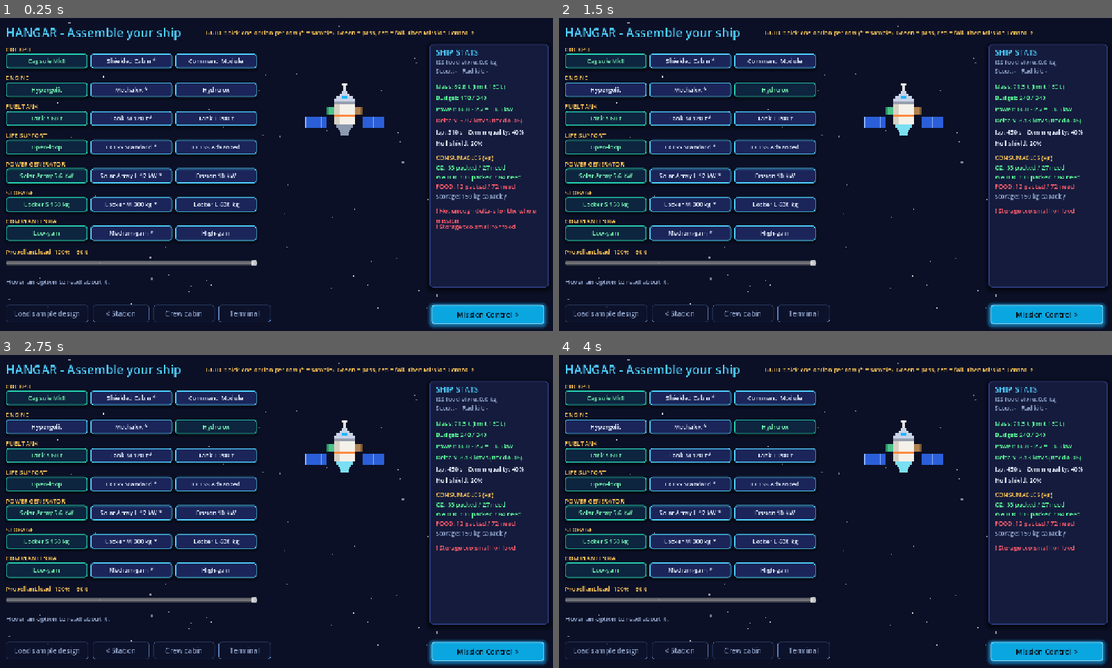
Above: before the commit, frames 1-4 (two rows, left to right).
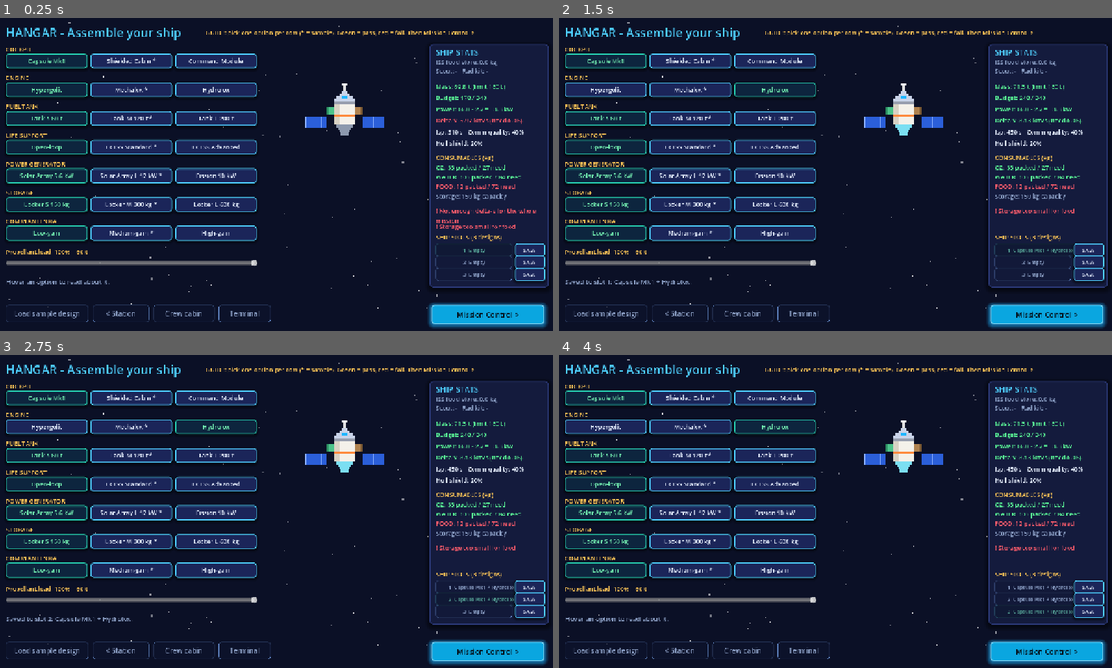
Above: after the commit, the same moments.

Repository: naphatfourt53-crypto/OG-frontier
Game: Godot game, scene res://scenes/hangar.tscn
Two runs of this game, one before a commit and one after it. Both use one fixed random seed, a clock stepped at 60 frames per second and the inputs below. This scene is started directly instead of the project's main scene. Sound files missing from this copy of the repository are replaced by a short silence.
Inputs (mouse positions are in pixels of both pictures, inside the frame that each line leads up to):
- Up to frame 1 (0.25 s): no input
- Up to frame 2 (1.5 s): click "Hydrolox" at 0.5 s; click (1089, 249) at 1.25 s, where only the run after the commit has a clickable "SAVE"
- Up to frame 3 (2.75 s): click (530, 599) at 2 s, where only the run after the commit has a clickable "SAVE"
- Up to frame 4 (4 s): click (1089, 611) at 2.75 s, where only the run after the commit has a clickable "SAVE"; click "Capsule Mk1" at 3.5 s

The runs differ from the first frame. In frame 1, 0.9% of the frame differs, in the area x 78-99%, y 69-85%; in frame 2, 1.1%; in frame 3, 1.2%, in the area x 1-99%, y 69-86%; in frame 4, 1.0%.

Commit message:
feat(hangar): three ship design slots (save, load, save version 7)
- SHIP SLOTS panel in the hangar: click a slot to load it, SAVE to store the design being edited
- slots keep the design and fuel; slot name shows cockpit + engine
- save version 7 adds slots; version 6 saves load with empty slots
- smoke 224 checks: empty slot refused, round-trip, JSON floats load as ints

Diff:
--- a/scripts/game_state.gd
+++ b/scripts/game_state.gd
@@ -52,12 +52,15 @@
 var skip_save: bool = false
 # Set by Screen.go() so the next screen knows to fade in from black.
 var pending_fade: bool = false
-const SAVE_VERSION := 6
+const SAVE_VERSION := 7
+const SLOT_COUNT := 3
 
 var _activities: Dictionary = {}
 var harvest_count: int = 0
 var water_store: float = 0.0
 var nutrient_packs: int = 0
+# Three saved ship designs. Each slot is {} (empty) or {"design": {...}, "fuel": float}.
+var design_slots: Array = [{}, {}, {}]
 
 func _ready() -> void:
 	var f := FileAccess.open(DATA_PATH, FileAccess.READ)
@@ -94,6 +97,37 @@
 	harvest_count = 0
 	water_store = float(farm_game()["water_kg_start"])
 	nutrient_packs = int(farm_game()["nutrient_packs_start"])
+	design_slots = [{}, {}, {}]
+
+# Name of the chosen option for one part, e.g. "Methalox" for the engine.
+func _option_name(d: Dictionary, part_id: String) -> String:
+	for p in data["parts"]:
+		if p["id"] == part_id:
+			return String(p["options"][clampi(int(d.get(part_id, 0)), 0, p["options"].size() - 1)]["name"])
+	return ""
+
+func slot_name(i: int) -> String:
+	var s: Dictionary = design_slots[i]
+	if s.is_empty():
+		return "Empty"
+	var d: Dictionary = s["design"]
+	return "%s + %s" % [_option_name(d, "cockpit"), _option_name(d, "engine")]
+
+func save_slot(i: int) -> void:
+	design_slots[i] = {"design": design.duplicate(), "fuel": fuel_pct}
+	save_game()
+
+# Copies a saved slot into the working design. Returns false for an empty slot.
+func load_slot(i: int) -> bool:
+	var s: Dictionary = design_slots[i]
+	if s.is_empty():
+		return false
+	design = {}
+	for k in s["design"]:
+		design[k] = int(s["design"][k])
+	fuel_pct = clampf(float(s["fuel"]), 0.0, 1.0)
+	save_game()
+	return true
 
 func activities() -> Dictionary:
 	if _activities.is_empty():
@@ -792,7 +826,8 @@
 		"history": history, "design": design, "fuel": fuel_pct, "seed": seed_value,
 		"eva": eva_seconds, "tutorial": tutorial_seen, "sound": sound_on,
 		"story": story_seen, "day": day, "food": food_store, "prep": prep, "plots": plots, "ore": ore,
-		"harvest": harvest_count, "water": water_store, "nutrient_packs": nutrient_packs}
+		"harvest": harvest_count, "water": water_store, "nutrient_packs": nutrient_packs,
+		"slots": design_slots}
 	var f := FileAccess.open(SAVE_PATH, FileAccess.WRITE)
 	if f:
 		f.store_string(JSON.stringify(d))
@@ -848,6 +883,15 @@
 		design[k] = int(d["design"][k])
 	for id in d.get("built", []):
 		built[id] = true
+	# v6 saves have no slots: they keep the empty defaults.
+	var slots = d.get("slots", [])
+	if typeof(slots) == TYPE_ARRAY and slots.size() == SLOT_COUNT:
+		for i in SLOT_COUNT:
+			var s = slots[i]
+			if typeof(s) == TYPE_DICTIONARY and s.has("design"):
+				design_slots[i] = s
+			else:
+				design_slots[i] = {}
 
 func _legacy_save_path() -> String:
 	var old := OS.get_user_data_dir().get_base_dir().path_join("OG-Frontier Prototype").path_join("ogfrontier_save.json")
--- a/scripts/hangar.gd
+++ b/scripts/hangar.gd
@@ -6,6 +6,7 @@
 var info: Label
 var fuel_label: Label
 var card: Control
+var active_slot: int = 0
 
 func build() -> void:
 	star_seed = 31
@@ -161,7 +162,37 @@
 		for t in a["issues"]:
 			line(y, "! " + String(t), bad)
 			y += 36
+	_slot_panel()
 	queue_redraw()
+
+# Three designs you can keep side by side. Click a slot to load it; SAVE stores the
+# design you are editing into that slot.
+func _slot_panel() -> void:
+	line(494.0, "SHIP SLOTS (3 designs)", Pix.WARN)
+	for i in GameState.SLOT_COUNT:
+		var yy := 518.0 + float(i) * 28.0
+		var idx := i
+		var b := Pix.btn_ghost(stats, "%d  %s" % [i + 1, GameState.slot_name(i)], Vector2(1010, yy), Vector2(176, 24),
+			func(): _slot_load(idx))
+		b.add_theme_font_size_override("font_size", 12)
+		if i == active_slot:
+			b.modulate = Color(0.6, 1.0, 0.75)
+		var s := Pix.btn(stats, "SAVE", Vector2(1192, yy), Vector2(70, 24), func(): _slot_save(idx))
+		s.add_theme_font_size_override("font_size", 12)
+
+func _slot_load(i: int) -> void:
+	if GameState.load_slot(i):
+		active_slot = i
+		info.text = "Loaded slot %d: %s." % [i + 1, GameState.slot_name(i)]
+		rebuild()
+	else:
+		info.text = "Slot %d is empty. Set up a ship, then press SAVE next to it." % (i + 1)
+
+func _slot_save(i: int) -> void:
+	GameState.save_slot(i)
+	active_slot = i
+	info.text = "Saved to slot %d: %s." % [i + 1, GameState.slot_name(i)]
+	refresh_stats()
 
 func draw_extra() -> void:
 	Pix.draw_ship(self, Vector2(800, 150), GameState.design, 6.0, false)
--- a/tests/smoke_test.gd
+++ b/tests/smoke_test.gd
@@ -40,6 +40,7 @@
 	_test_t17()
 	_test_t18()
 	_test_farm_v2()
+	_test_ship_slots()
 	_test_golden()
 
 	if fails.is_empty():
@@ -304,6 +305,24 @@
 		gs.run["morale"] = 2
 		var allowed: String = gs.apply_choice(ice["choices"].size() - 1)
 		_check(not String(allowed).to_lower().contains("morale"), "morale choice allowed at 2")
+	gs.reset_all()
+
+# ---------- ship slots: three saved designs ----------
+func _test_ship_slots() -> void:
+	gs.reset_all()
+	_check(gs.design_slots.size() == 3, "three ship design slots exist")
+	_check(not gs.load_slot(0), "an empty slot cannot be loaded")
+	gs.design["engine"] = 2
+	gs.fuel_pct = 0.5
+	gs.save_slot(1)
+	_check(gs.slot_name(1).contains("Hydrolox"), "slot name shows the engine (got %s)" % gs.slot_name(1))
+	gs.design["engine"] = 0
+	gs.fuel_pct = 1.0
+	_check(gs.load_slot(1), "a saved slot loads")
+	_check(int(gs.design["engine"]) == 2 and absf(gs.fuel_pct - 0.5) < 0.001, "loading restores the design and fuel")
+	# A slot that went through JSON has float numbers; loading must still give ints.
+	gs.design_slots[2] = JSON.parse_string(JSON.stringify({"design": {"engine": 1.0, "cockpit": 2.0}, "fuel": 0.25}))
+	_check(gs.load_slot(2) and int(gs.design["engine"]) == 1, "a slot restored from JSON loads with int choices")
 	gs.reset_all()
 
 # ---------- greenhouse v2: crop choice, water and nutrient meters, alerts ----------
